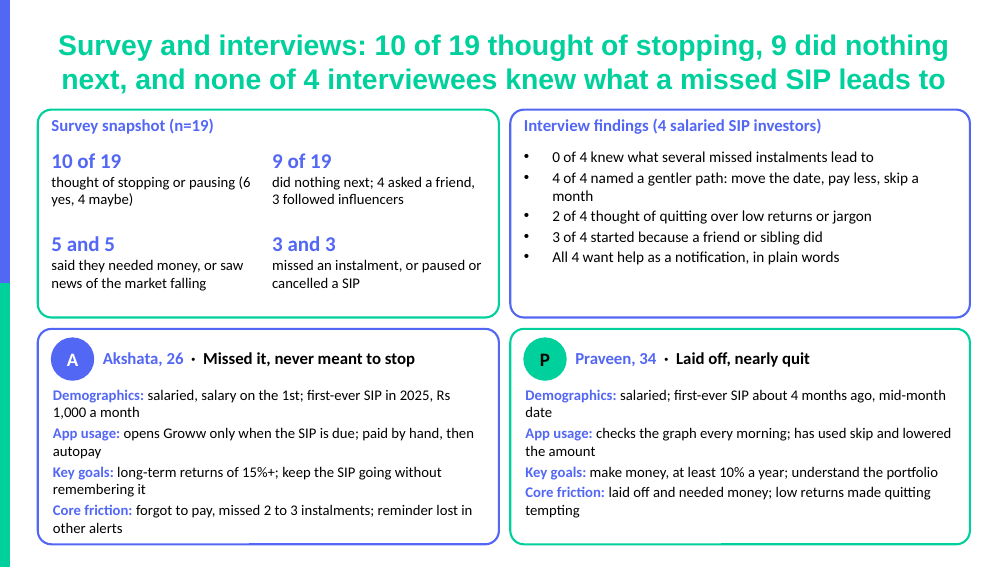
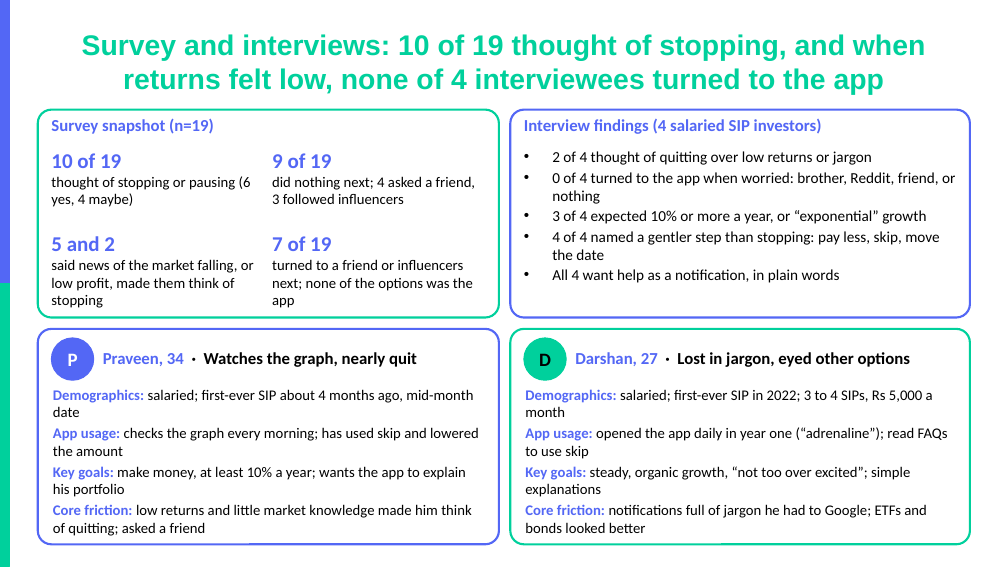
Before and after one commit to akarshita711/NEXTLEAP_GRAD_PROJECT_groww_SIP_research, a slide deck: slide 6 of deck/NL_Groww.pptx. Drawn at 1008x567 pixels with LibreOffice and Linux fonts; fonts in the diff are those of the drawing; background and template pictures are left out. Boxes give left, top, right and bottom in pixels: in the first picture for what was removed or moved away, otherwise in the second. Text is boxed around its words. In the diff, an @@ line names an element or a change of style, - is before the commit and + after.

```diff
--- a/deck/NL_Groww.pptx
+++ b/deck/NL_Groww.pptx
@@ title at box(82, 34, 925, 95): text changed @@
-Survey and interviews: 10 of 19 thought of stopping, 9 did nothing next, and none of 4 interviewees knew what a missed SIP leads to
+Survey and interviews: 10 of 19 thought of stopping, and when returns felt low, none of 4 interviewees turned to the app
@@ text at box(552, 151, 919, 201): paragraphs removed @@
-• 0 of 4 knew what several missed instalments lead to
-• 4 of 4 named a gentler path: move the date, pay less, skip a month
@@ text at box(552, 172, 955, 260): text changed @@
-• 3 of 4 started because a friend or sibling did
+• 0 of 4 turned to the app when worried: brother, Reddit, friend, or nothing
+• 3 of 4 expected 10% or more a year, or “exponential” growth
+• 4 of 4 named a gentler step than stopping: pay less, skip, move the date
@@ text at box(51, 236, 254, 308): text changed @@
-5 and 5
-said they needed money, or saw news of the market falling
+5 and 2
+said news of the market falling, or low profit, made them think of stopping
@@ text at box(272, 236, 473, 308): text changed @@
-3 and 3
-missed an instalment, or paused or cancelled a SIP
+7 of 19
+turned to a friend or influencers next; none of the options was the app
@@ text at box(68, 353, 78, 366): text changed @@
-A
+P
@@ text at box(103, 352, 417, 367): text changed @@
-Akshata, 26 · Missed it, never meant to stop
+Praveen, 34 · Watches the graph, nearly quit
@@ text at box(539, 353, 551, 366): text changed @@
-P
+D
@@ text at box(575, 352, 910, 367): text changed @@
-Praveen, 34 · Laid off, nearly quit
+Darshan, 27 · Lost in jargon, eyed other options
@@ text at box(53, 389, 479, 536): text changed @@
-Demographics: salaried, salary on the 1st; first-ever SIP in 2025, Rs 1,000 a month
-App usage: opens Groww only when the SIP is due; paid by hand, then autopay
-Key goals: long-term returns of 15%+; keep the SIP going without remembering it
-Core friction: forgot to pay, missed 2 to 3 instalments; reminder lost in other alerts
+Demographics: salaried; first-ever SIP about 4 months ago, mid-month date
+App usage: checks the graph every morning; has used skip and lowered the amount
+Key goals: make money, at least 10% a year; wants the app to explain his portfolio
+Core friction: low returns and little market knowledge made him think of quitting; asked a friend
@@ text at box(525, 389, 948, 533): text changed @@
-Demographics: salaried; first-ever SIP about 4 months ago, mid-month date
-App usage: checks the graph every morning; has used skip and lowered the amount
-Key goals: make money, at least 10% a year; understand the portfolio
-Core friction: laid off and needed money; low returns made quitting tempting
+Demographics: salaried; first-ever SIP in 2022; 3 to 4 SIPs, Rs 5,000 a month
+App usage: opened the app daily in year one (“adrenaline”); read FAQs to use skip
+Key goals: steady, organic growth, “not too over excited”; simple explanations
+Core friction: notifications full of jargon he had to Google; ETFs and bonds looked better
```
Also in this commit, not shown: 7 other slides changed, 8 other files.
